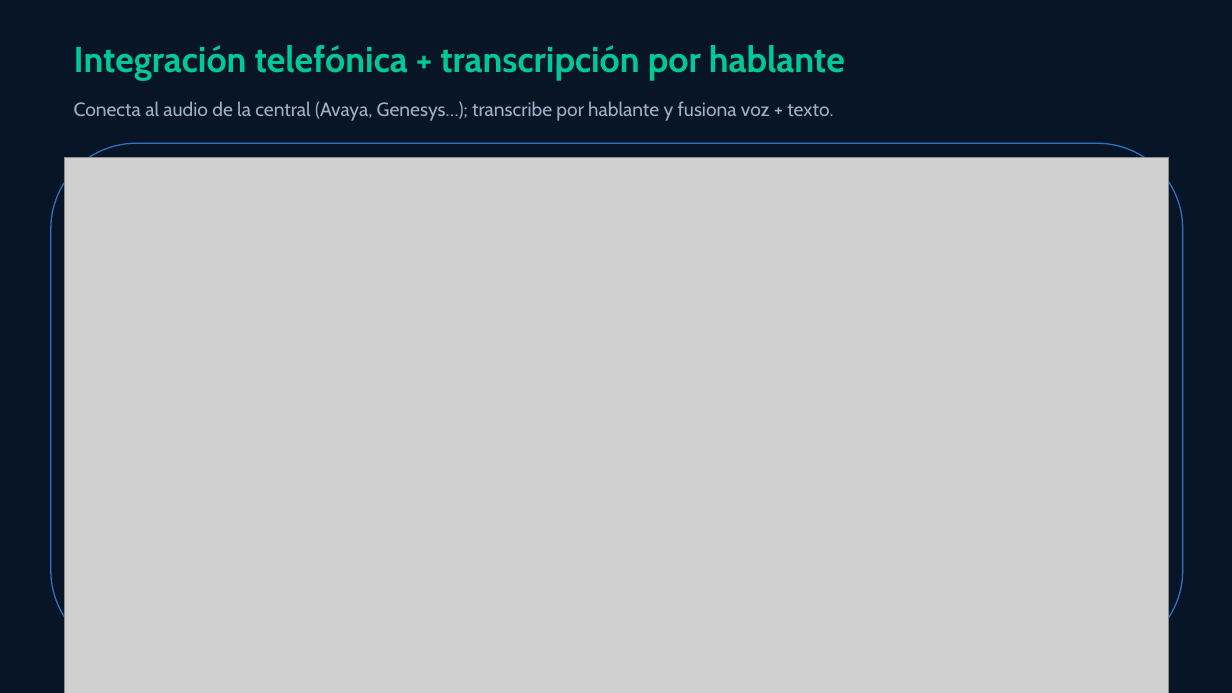
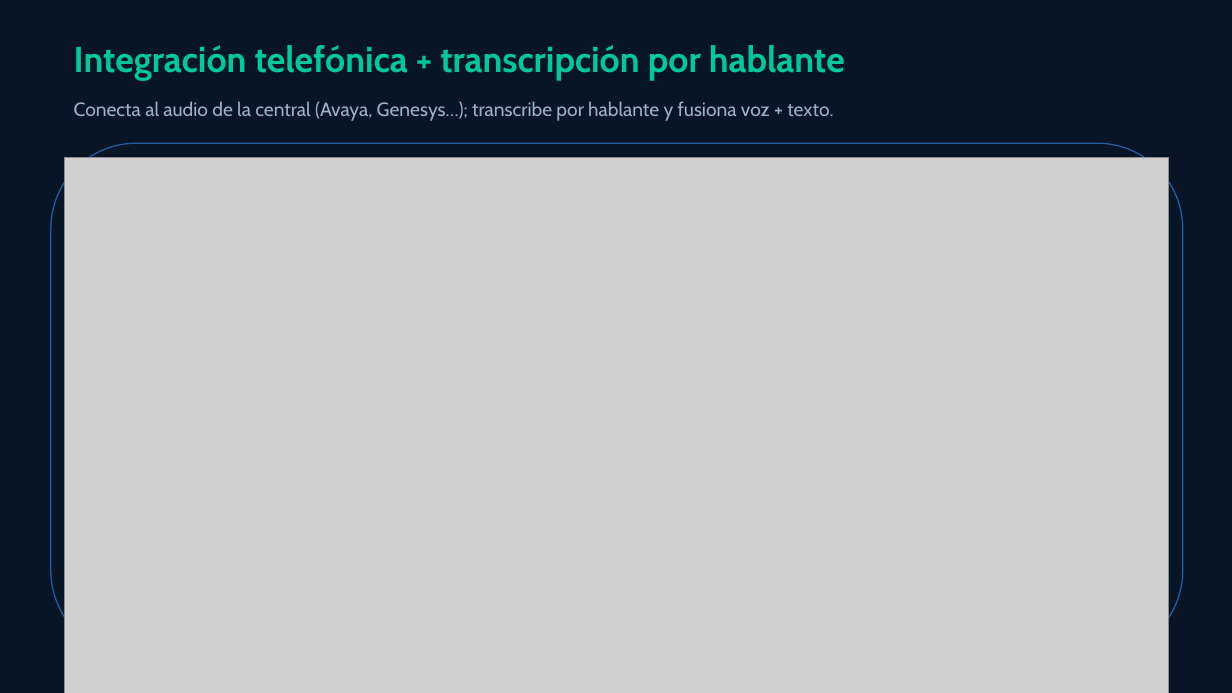
Before and after one commit to vieraschiavi/Kobra, a slide deck: slide 13 of presentation/MVKobraAI_Presentacion_Gerencial.pptx (slide 12 before the commit). Drawn at 1232x693 pixels with LibreOffice and Linux fonts; fonts in the diff are those of the drawing; grey boxes stand for pictures. Boxes give left, top, right and bottom in pixels: in the first picture for what was removed or moved away, otherwise in the second. Text is boxed around its words. In the diff, an @@ line names an element or a change of style, - is before the commit and + after.

```diff
--- a/presentation/MVKobraAI_Presentacion_Gerencial.pptx
+++ b/presentation/MVKobraAI_Presentacion_Gerencial.pptx
@@ rounded rectangle at bbox=[51, 143, 1183, 656]: outline #2F74C0 1 pt to #215EA3 1 pt @@
```
Also in this commit, not shown: 12 other slides changed, 1 slide added, 9 other files.
